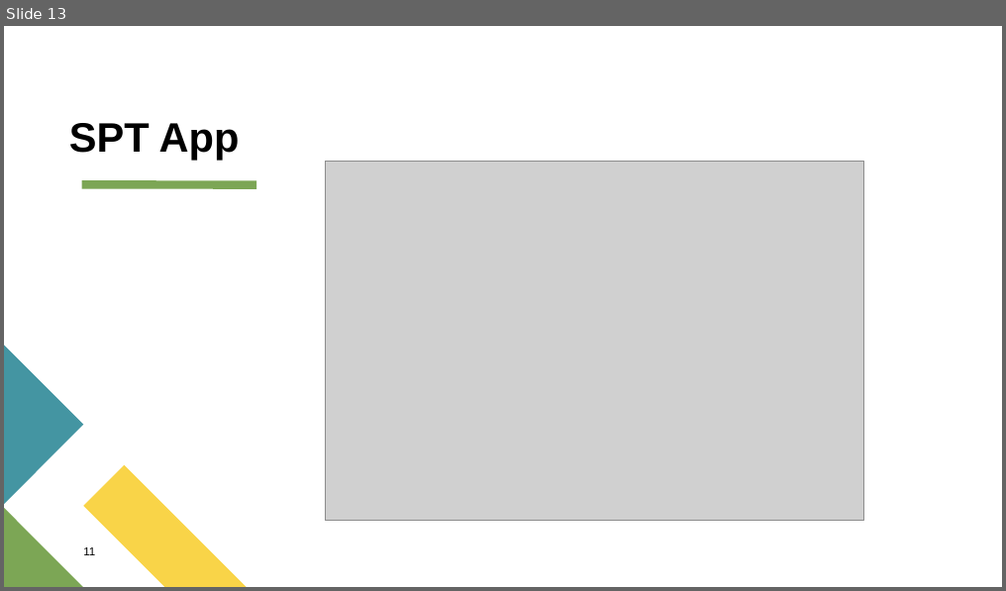
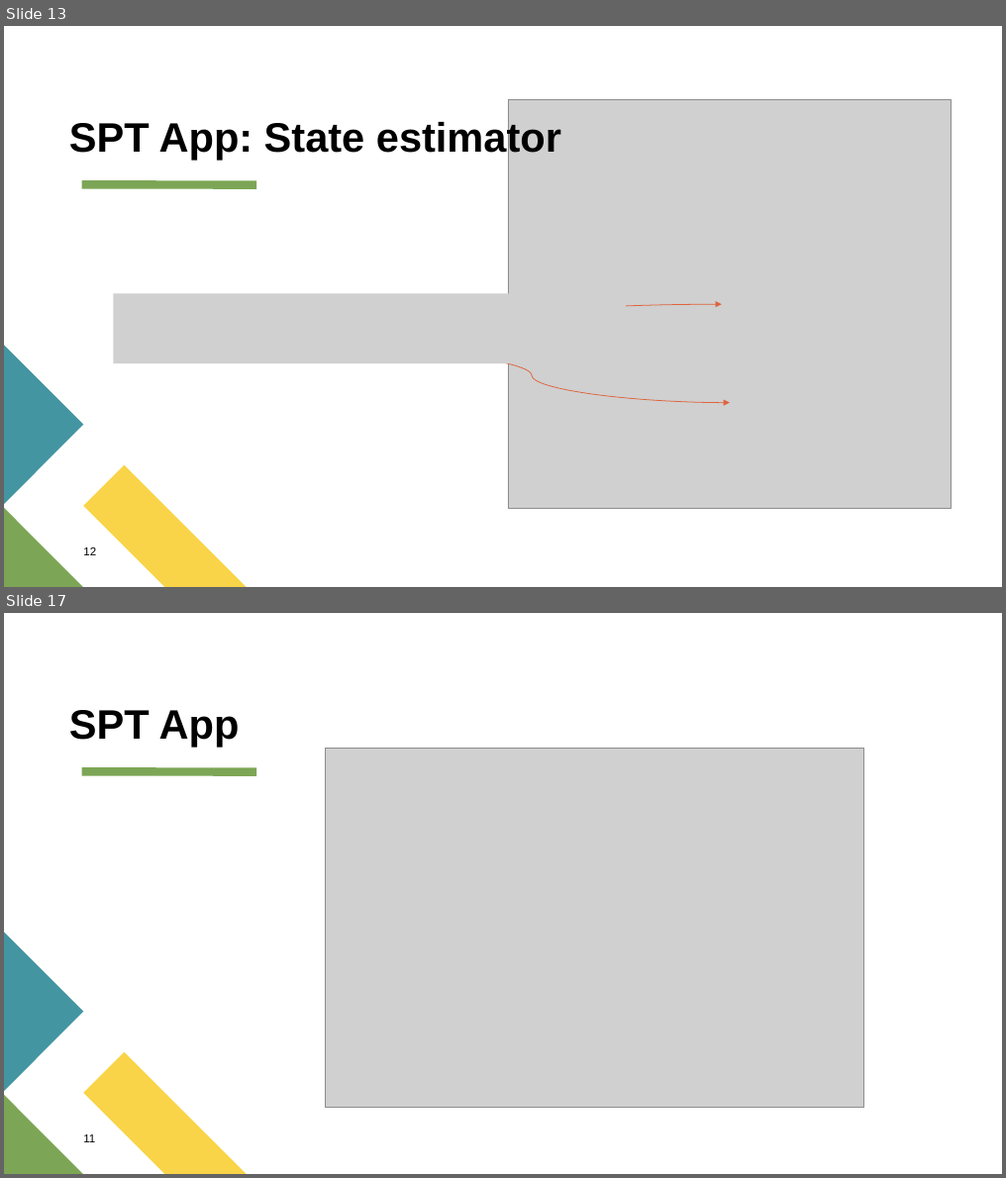
Before and after one commit to PingpingL/MATLAB_APP_on_treadmill_control_and_self-pacing_algorithm_implementation, a slide deck: spring_presentation.pptx. Shown one above the other, each under a label of ours: slide 13 before the commit, slides 13 and 17 after it; the slides between them are not shown. The pictures are 1006x591 and 1006x1178 pixels, drawn with LibreOffice and Linux fonts; fonts in the diff are those of the drawing; grey boxes stand for pictures. Boxes give left, top, right and bottom in pixels: in the first picture for what was removed or moved away, otherwise in the second. Text is boxed around its words. In the diff, an @@ line names an element or a change of style, - is before the commit and + after.

```diff
--- a/spring_presentation.pptx
+++ b/spring_presentation.pptx
@@ slide 13 added at box(4, 26, 1002, 587), background #FFFFFF; not listed: 4 template elements that a slide beside it also shows @@
@@ picture added at box(508, 100, 951, 509) @@
@@ title added at box(69, 119, 561, 160), 39.6 pt, text #000000, bold @@
+SPT App: State estimator
@@ picture added at box(113, 294, 626, 365) @@
@@ curved arrow added from (352, 325) to (722, 304), #DF633D 0.75 pt @@
@@ curved arrow added from (334, 349) to (730, 403), #DF633D 0.75 pt @@
@@ text added at box(83, 548, 96, 556), 11 pt, text #000000 @@
+12
@@ what was slide 13 is now slide 17 @@
```
Also in this commit, not shown: 7 slides changed, 7 other slides added, 13 slides removed.
